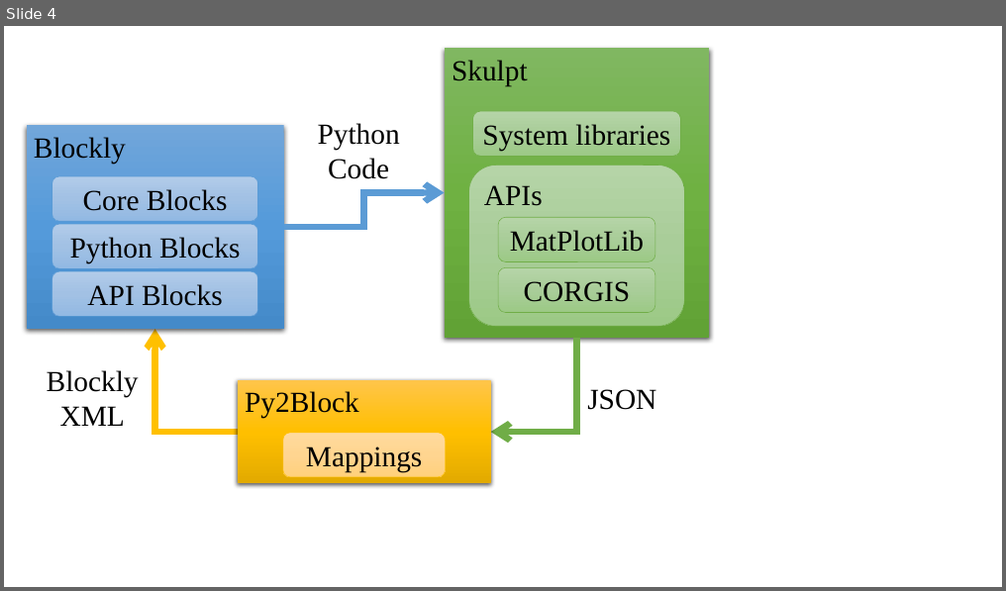
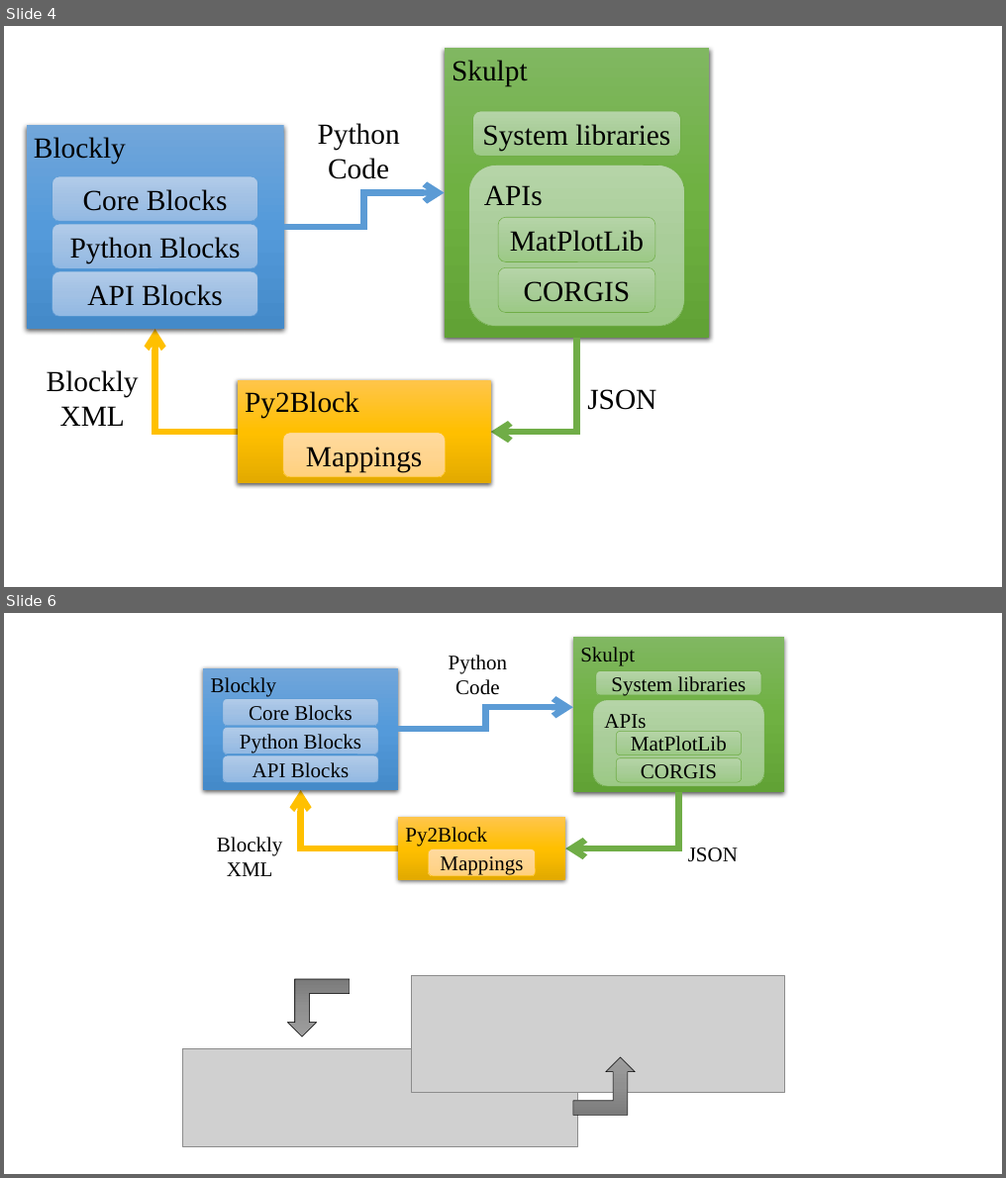
Before and after one commit to acbart/prelim, a slide deck: icer2015/images/graphics.pptx. Shown one above the other, each under a label of ours: slide 4 before the commit, slides 4 and 6 after it; the slides between them are not shown. The pictures are 1006x591 and 1006x1178 pixels, drawn with LibreOffice and Linux fonts; fonts in the diff are those of the drawing; grey boxes stand for pictures. Boxes give left, top, right and bottom in pixels: in the first picture for what was removed or moved away, otherwise in the second. Text is boxed around its words. In the diff, an @@ line names an element or a change of style, - is before the commit and + after.

```diff
--- a/icer2015/images/graphics.pptx
+++ b/icer2015/images/graphics.pptx
@@ slide 6 added at [4,613,1002,1174], background #FFFFFF @@
@@ text added at [449,655,508,695], 20 pt, text #000000 @@
+Python
+Code
@@ group added at [203,668,573,790]: 3 rounded rectangles, 1 rectangle, 1 elbow arrow @@
+Blockly
+Core Blocks
+Python Blocks
+API Blocks
@@ group added at [573,637,784,792]: 4 rounded rectangles, 1 rectangle @@
+Skulpt
+System libraries
+APIs
+MatPlotLib
+CORGIS
@@ elbow arrow added from (398, 849) to (300, 790), #FFC000 6 pt @@
@@ rectangle added at [398,817,565,880], fill gradient #FFC64B to #FFC000 to #E3AB00, 20 pt, text #000000 @@
+Py2Block
@@ elbow arrow added from (678, 792) to (565, 849), #70AD47 6 pt @@
@@ text added at [217,837,283,876], 20 pt, text #000000 @@
+Blockly
+XML
@@ rounded rectangle added at [429,849,536,875], fill gradient #FFDB9E to #FFD590 to #FFD07C, outline #FFC000 0.5 pt, 20 pt, text #000000 @@
+Mappings
@@ text added at [688,848,738,862], 20 pt, text #000000 @@
+JSON
@@ bent up arrow added at [288,979,350,1037], fill gradient #9D9D9D to #909090 to #7C7C7C, outline #000000 0.5 pt @@
@@ picture added at [412,976,785,1092] @@
@@ picture added at [183,1049,577,1147] @@
@@ bent up arrow added at [573,1058,635,1115], fill gradient #9D9D9D to #909090 to #7C7C7C, outline #000000 0.5 pt @@
```
Also in this commit, not shown: 2 other slides added, 45 other files.
